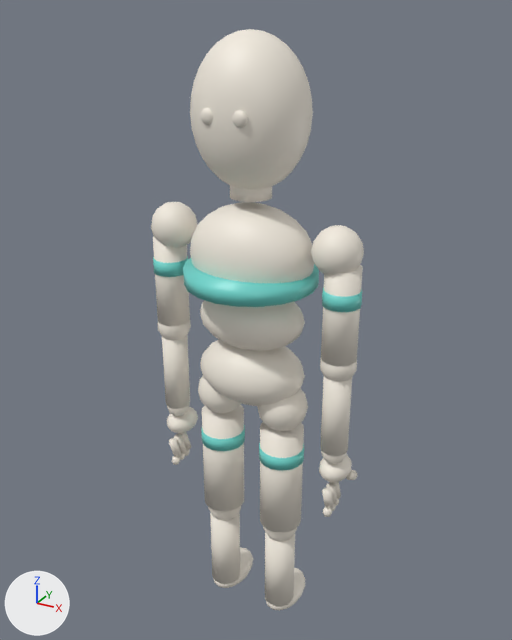
The FBX model Assets/Art/Characters/Dummy_Runner.fbx, before and after one commit.
Camera for both pictures: a 50 mm camera at (0.968, -1.732, 1.959) aimed at (-0.013, 0.052, 1.067). Lighting does not change. The marker at lower left points along +X, +Y and +Z. The picture after the commit comes second.

In view in the first picture: 'DummyMesh'.
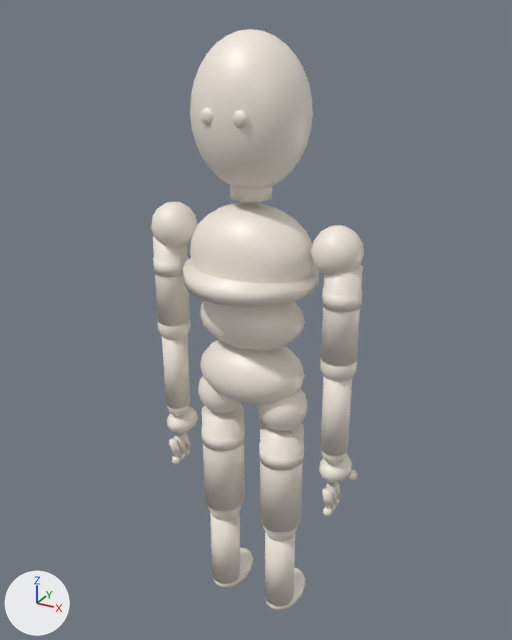
Pixel boxes [x1, y1, x2, y2] of what changed, in the pictures (512 x 640 px):
part 1 of me_sphere, recoloured: [153, 256, 362, 470] in both

The change, as a diff of the scene's bpy script:
```diff
--- a/Assets/Art/Characters/Dummy_Runner.fbx.py
+++ b/Assets/Art/Characters/Dummy_Runner.fbx.py
@@ me_sphere @@
 me_sphere.from_pydata(...)  # 3798 vertices, 3760 faces; spans x -0.36..0.36, y -0.2..0.2, z -0.01..1.91
 # used by ob_dummymesh; location = (0.0, 0.0, 0.0)
+# me_sphere part 1: all 110 faces that had it switch from mat_accent (cyan #72dad1) to mat_base (white #f5eee1)
```
